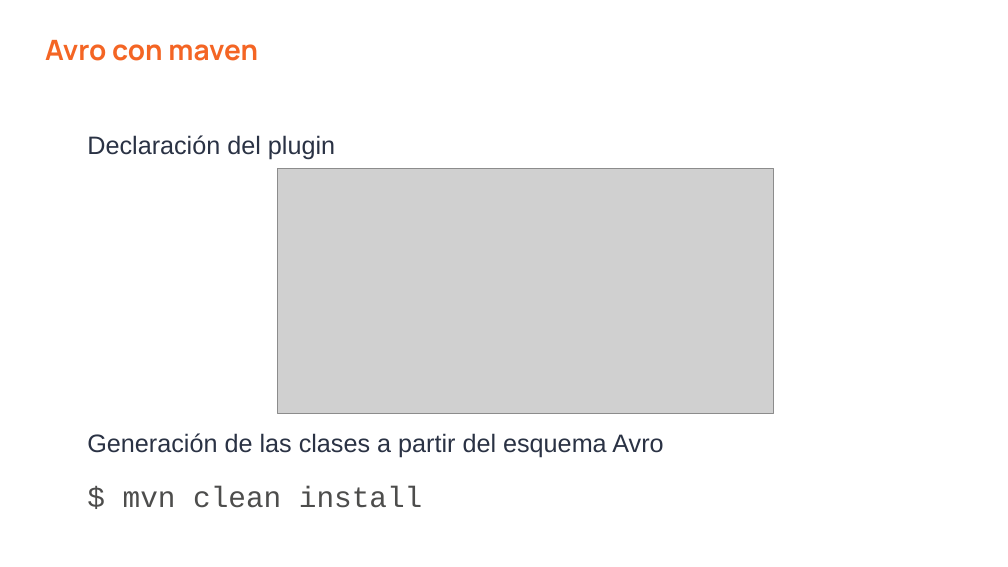
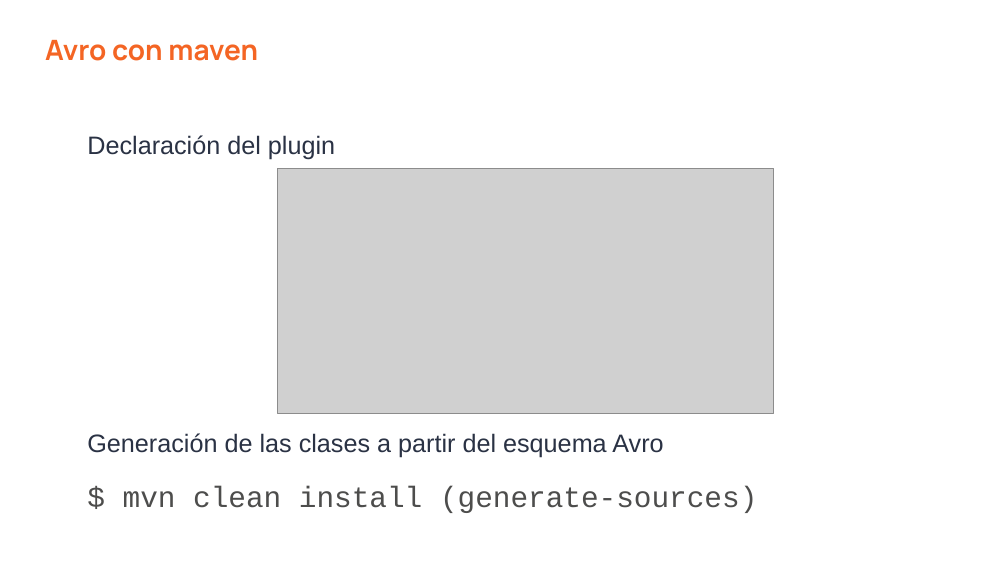
Before and after one commit to vass-engineering/102-spring-kafka-registry, a slide deck: slide 6 of docs/Kafka-GobernanzaDeEsquema.pptx. Drawn at 1008x567 pixels with LibreOffice and Linux fonts; fonts in the diff are those of the drawing; grey boxes stand for pictures. Boxes give left, top, right and bottom in pixels: in the first picture for what was removed or moved away, otherwise in the second. Text is boxed around its words. In the diff, an @@ line names an element or a change of style, - is before the commit and + after.

```diff
--- a/docs/Kafka-GobernanzaDeEsquema.pptx
+++ b/docs/Kafka-GobernanzaDeEsquema.pptx
@@ text at bbox=[123, 486, 757, 513]: text changed @@
-$ mvn clean install
+$ mvn clean install (generate-sources)
```
Also in this commit, not shown: 3 other slides changed, 1 slide added, 1 slide removed.
